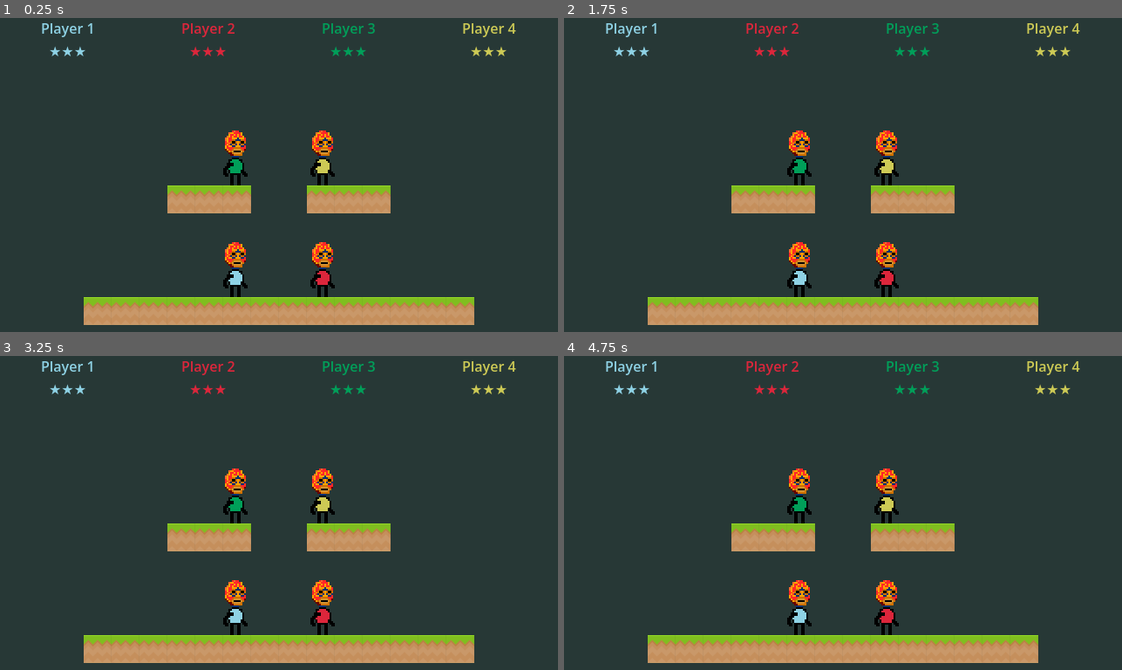
Above: before the commit, frames 1-4 (two rows, left to right).
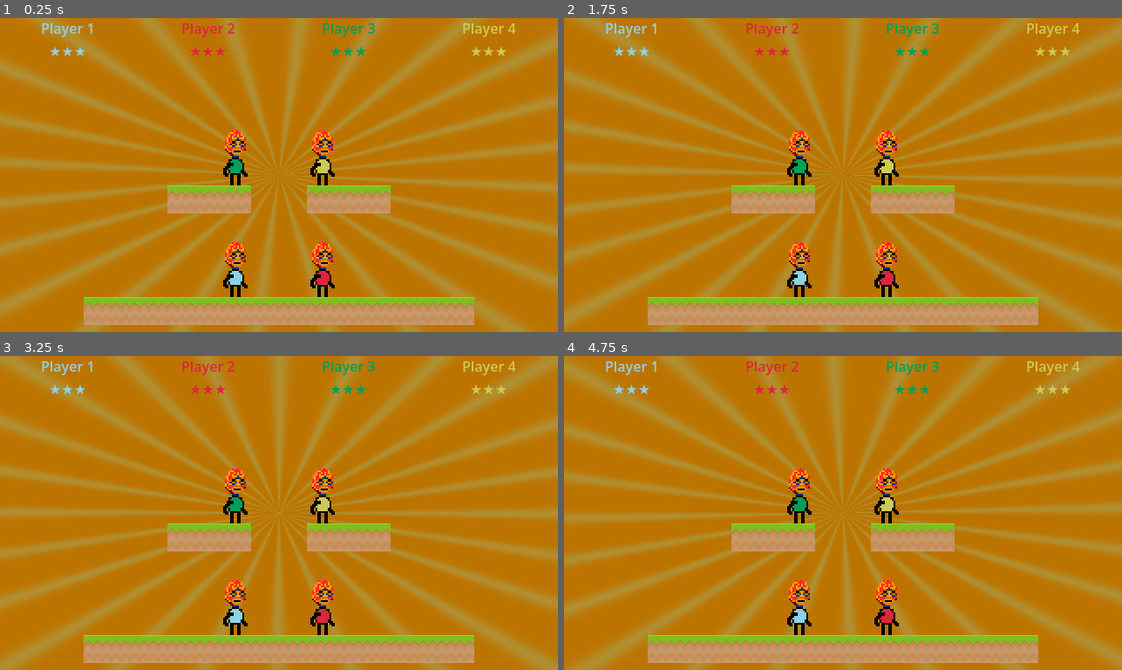
Above: after the commit, the same moments.

Repository: doctor-g/GGJ26
Game: Godot game, scene res://world/world.tscn
The game is run twice, just before and just after one commit, with the same random seed, the same clock (stepped at 60 frames per second) and the same inputs. This scene is started directly instead of the project's main scene.
Inputs:
- Up to frame 1 (0.25 s): no input
- Up to frame 2 (1.75 s): no input
- Up to frame 3 (3.25 s): no input
- Up to frame 4 (4.75 s): no input

The runs differ from the first frame. In frame 1, 89% of the frame differs, in the area x 0-100%, y 0-100%; in frame 2, 89%; in frame 3, 89%; in frame 4, 89%.

Commit message:
Add amazing background

Diff:
--- /dev/null
+++ b/project/world/background.gdshader
@@ -0,0 +1,26 @@
+shader_type canvas_item;
+
+uniform vec4 color1 : source_color;
+uniform vec4 color2  : source_color;
+uniform vec2 center = vec2(0.5);
+uniform float beam_count = 12.0;
+uniform float beam_sharpness = 5.0;  // Higher = thinner beams
+uniform float rotation_speed = 0.01;
+
+void fragment() {
+	vec2 uv = UV - center;
+	float angle = atan(uv.y, uv.x) + TIME * rotation_speed;
+
+	// Create repeating beams using sine
+    float beams = abs(sin(angle * beam_count));
+
+    // Sharpen beams
+    beams = pow(beams, beam_sharpness);
+
+    // Final color: white beams on black
+    COLOR = mix(
+		color1,
+		color2,
+		clamp(beams, 0, 1.0)
+	);
+}
--- a/project/world/world.tscn
+++ b/project/world/world.tscn
@@ -2,7 +2,17 @@
 
 [ext_resource type="PackedScene" uid="uid://bchk8uca8q32o" path="res://guy/guy.tscn" id="1_f3sb7"]
 [ext_resource type="Script" uid="uid://ya0xbplcljk6" path="res://world/world.gd" id="1_fj7yv"]
+[ext_resource type="Shader" uid="uid://bypkvebwkw7mj" path="res://world/background.gdshader" id="3_h5o24"]
 [ext_resource type="Texture2D" uid="uid://c5pjv1xuqwoed" path="res://world/one_tile.png" id="3_tlwt5"]
+
+[sub_resource type="ShaderMaterial" id="ShaderMaterial_mmdvd"]
+shader = ExtResource("3_h5o24")
+shader_parameter/color1 = Color(0.7384354, 0.45603102, 7.70092e-07, 1)
+shader_parameter/color2 = Color(0.6959734, 0.55809903, 0.1901029, 1)
+shader_parameter/center = Vector2(0.5, 0.5)
+shader_parameter/beam_count = 12.0
+shader_parameter/beam_sharpness = 10.0
+shader_parameter/rotation_speed = 0.2
 
 [sub_resource type="TileSetAtlasSource" id="TileSetAtlasSource_tlwt5"]
 texture = ExtResource("3_tlwt5")
@@ -26,6 +36,7 @@
 guy_scene = ExtResource("1_f3sb7")
 
 [node name="Background" type="ColorRect" parent="." unique_id=2088785746]
+material = SubResource("ShaderMaterial_mmdvd")
 layout_mode = 1
 anchors_preset = 15
 anchor_right = 1.0
Not shown, added: project/world/background.gdshader.uid
